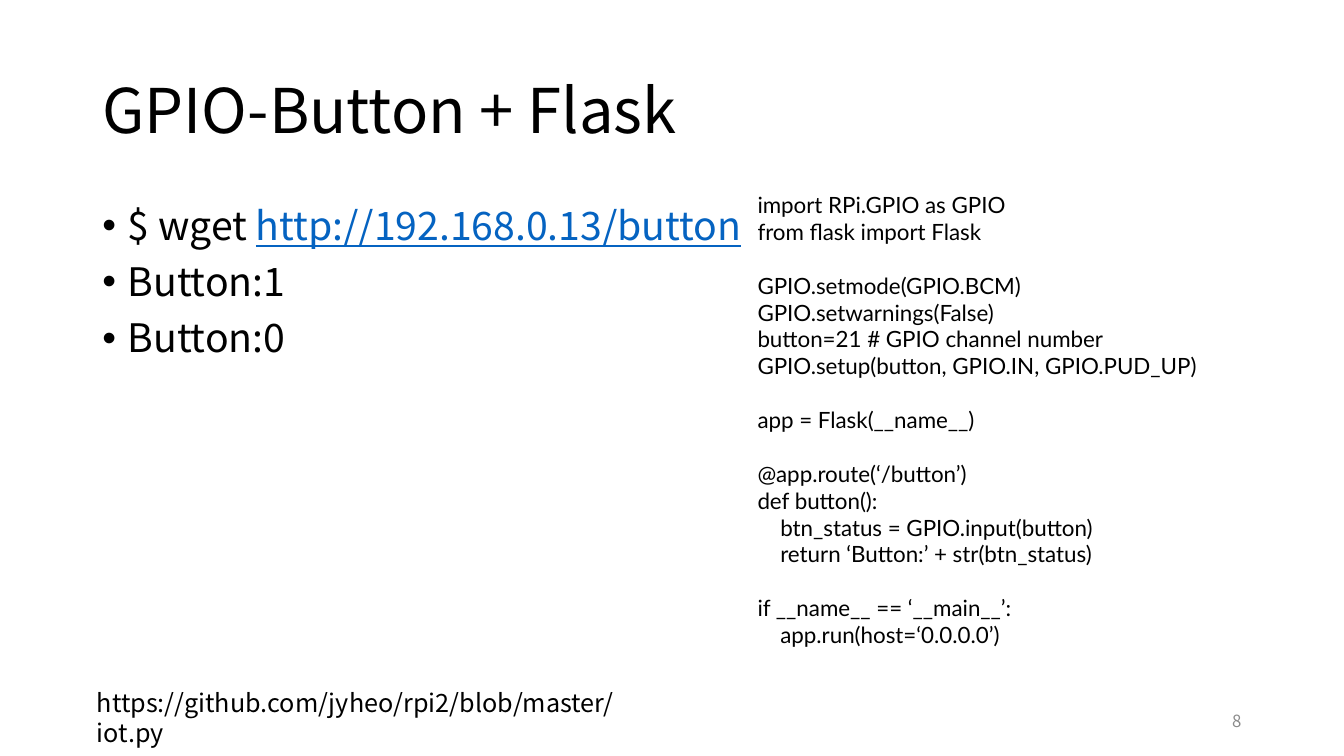
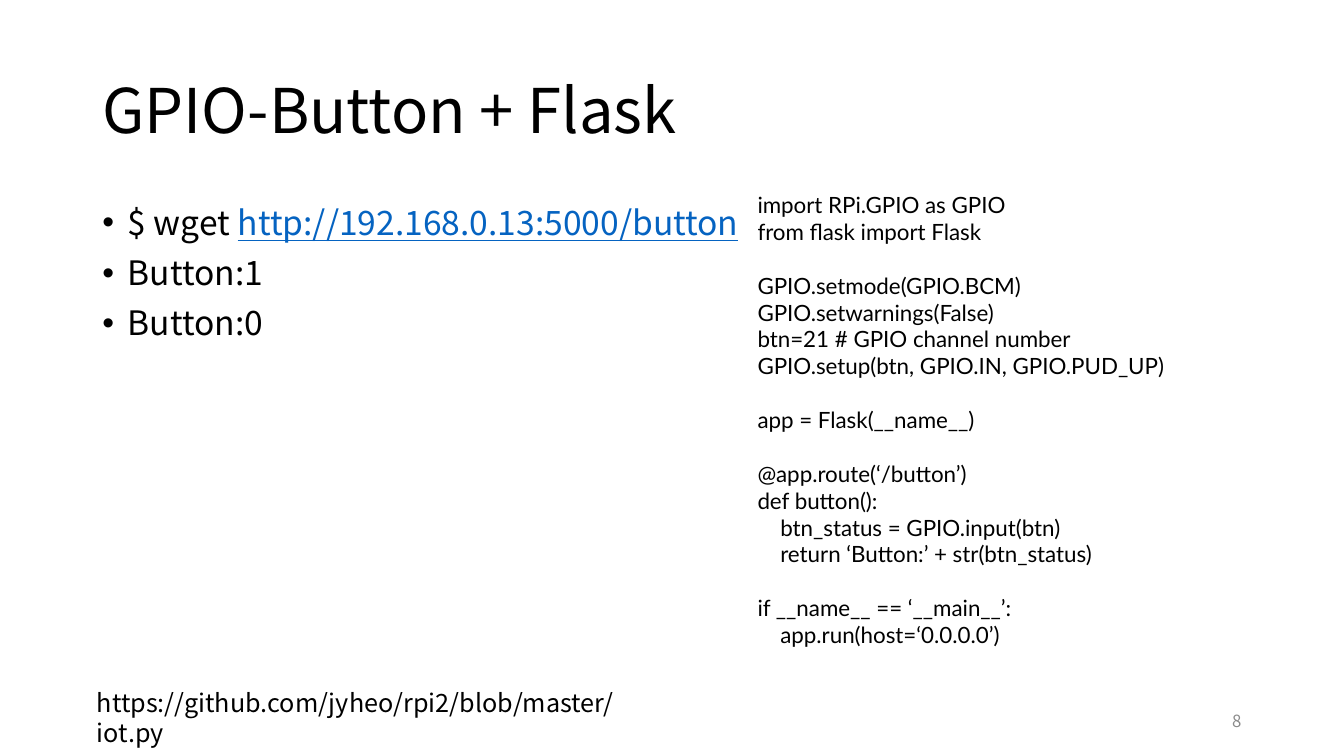
Before and after one commit to jyheo/raspberry_class, a slide deck: slide 8 of lecture-notes/raspberrypi-gpip-flask.pptx. Drawn at 1344x756 pixels with LibreOffice and Linux fonts; fonts in the diff are those of the drawing. Boxes give left, top, right and bottom in pixels: in the first picture for what was removed or moved away, otherwise in the second. Text is boxed around its words. In the diff, an @@ line names an element or a change of style, - is before the commit and + after.

Commit message:
button -> btn

```diff
--- a/lecture-notes/raspberrypi-gpip-flask.pptx
+++ b/lecture-notes/raspberrypi-gpip-flask.pptx
@@ text at [154,208,739,244]: text changed; size 28 to 24 pt @@
-• $ wget http://192.168.0.13/button
+• $ wget http://192.168.0.13:5000/button
@@ text at [128,260,263,336]: size 28 to 24 pt in "Button:1", "Button:0" @@
@@ text at [758,330,1164,378]: text changed @@
-button=21 # GPIO channel number
-GPIO.setup(button, GPIO.IN, GPIO.PUD_UP)
+btn=21 # GPIO channel number
+GPIO.setup(btn, GPIO.IN, GPIO.PUD_UP)
@@ text at [780,519,1060,540]: text changed @@
-btn_status = GPIO.input(button)
+btn_status = GPIO.input(btn)
```
Also in this commit, not shown: 1 other slide changed.
